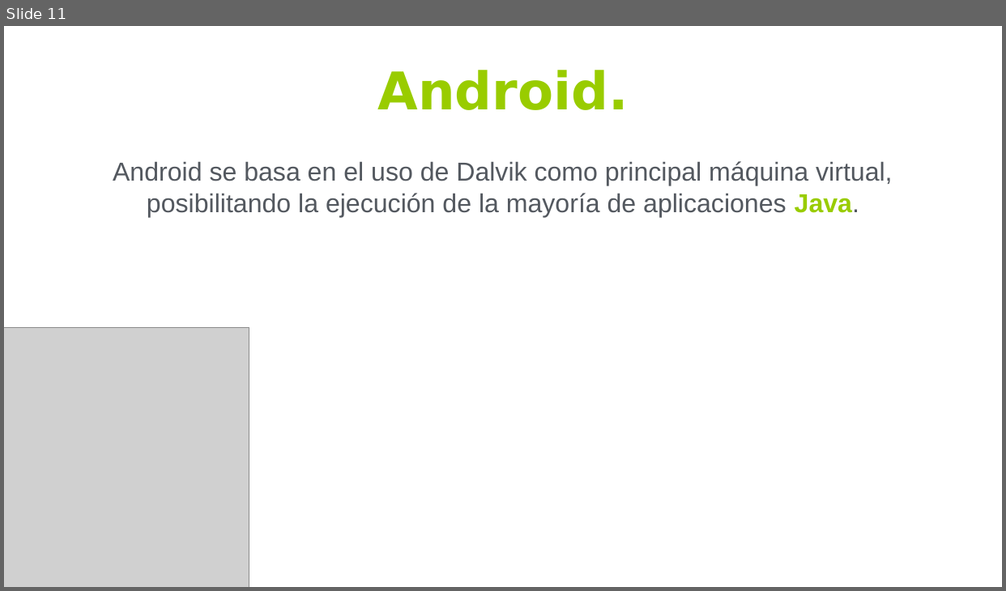
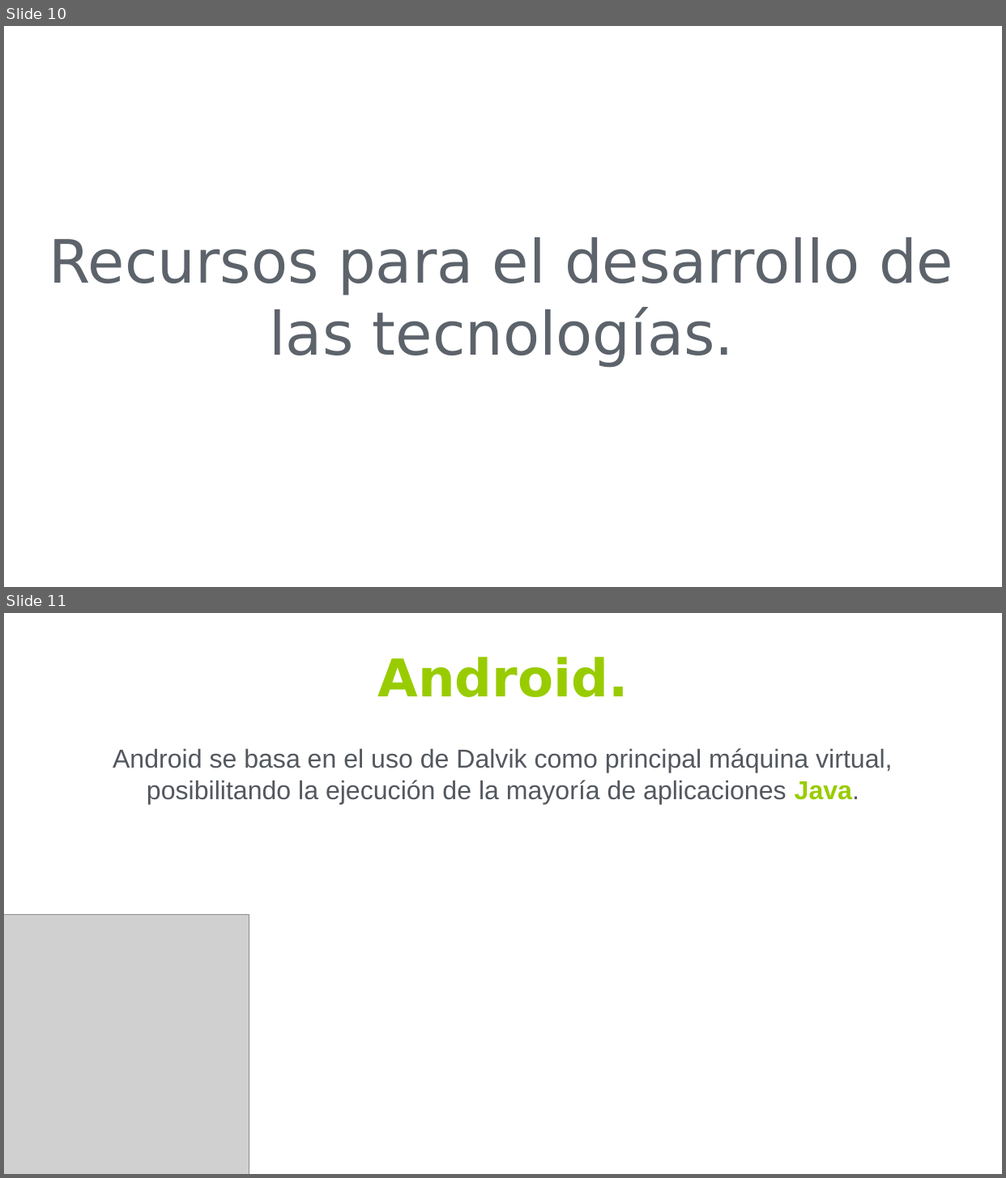
Before and after one commit to Patricia-Sotodosos/TG1, a slide deck: TG1_final.pptx. Shown one above the other, each under a label of ours: slide 11 before the commit, slides 10 and 11 after it. The pictures are 1006x591 and 1006x1178 pixels, drawn with LibreOffice and Linux fonts; fonts in the diff are those of the drawing; grey boxes stand for pictures. Boxes give left, top, right and bottom in pixels: in the first picture for what was removed or moved away, otherwise in the second. Text is boxed around its words. In the diff, an @@ line names an element or a change of style, - is before the commit and + after.

```diff
--- a/TG1_final.pptx
+++ b/TG1_final.pptx
@@ slide 10 added at (4, 26, 1002, 587), background #FFFFFF @@
@@ text added at (49, 237, 953, 368), 115 pt, text #5D636B @@
+Recursos para el desarrollo de las tecnologías.
```
Also in this commit, not shown: 10 slides changed, 1 other slide added, 1 slide removed, 2 other files.
